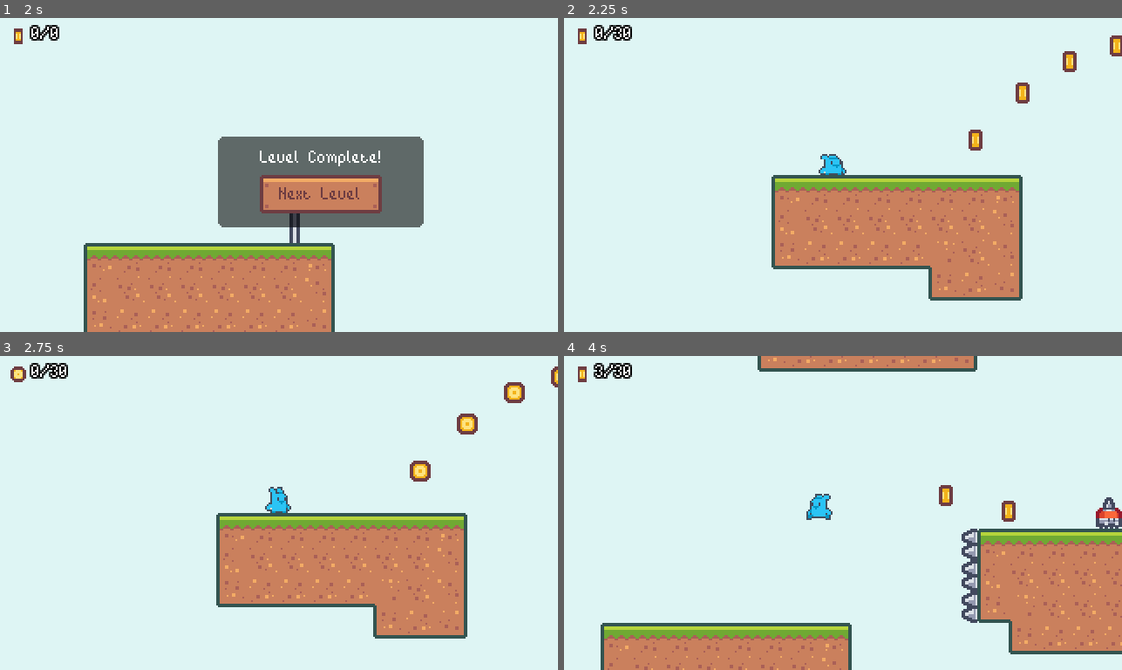
Above: before the commit, frames 1-4 (two rows, left to right).
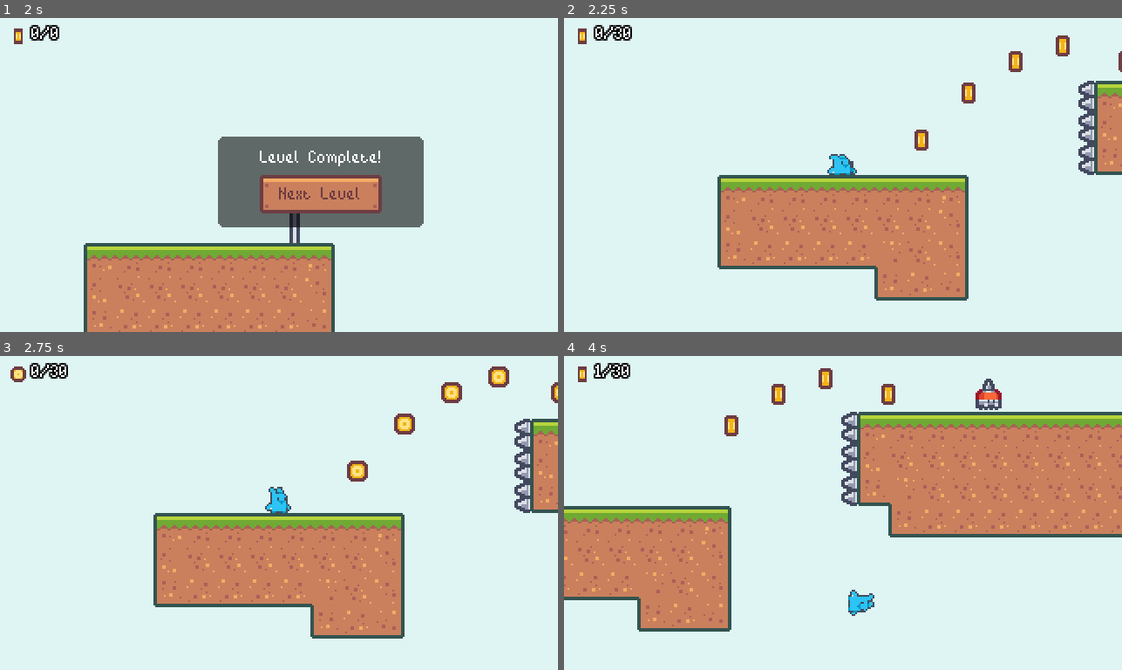
Above: after the commit, the same moments.

Repository: niltoncalegari/2D-SideScroller-godot
Game: Godot game, scene res://scenes/BaseLevel.tscn
The game is run twice, just before and just after one commit, with the same random seed, the same clock (stepped at 60 frames per second) and the same inputs. This scene is started directly instead of the project's main scene.
Inputs:
- Up to frame 1 (2 s): click "Next Level" at 0.5 s; tap Enter at 1.25 s; hold D (move_right) from 1.28 s (still down); hold Space (jump) from 1.28 s (still down)
- Up to frame 2 (2.25 s): release D (move_right) at 2 s; release Space (jump) at 2 s; click "Next Level" at 2 s
- Up to frame 3 (2.75 s): no input
- Up to frame 4 (4 s): hold D (move_right) 2.78-3.53 s; tap Shift (dash) at 2.85 s; tap Space (jump) at 3.02, 3.05, 3.32 s; hold A (move_left) from 3.53 s (still down); hold Space (jump) from 3.53 s (still down)

Frame 1 is identical in both runs. In frame 2, 13% of the frame differs, in the area x 27-100%, y 5-90%; in frame 3, 14%; in frame 4, 49%, in the area x 0-100%, y 0-100%.

Commit message:
Added player died animation

Diff:
--- a/scenes/BaseLevel.tscn
+++ b/scenes/BaseLevel.tscn
@@ -33,4 +33,6 @@
 
 [node name="Obstacles" type="Node2D" parent="."]
 
-[node name="Player" parent="." instance=ExtResource( 2 )]
+[node name="PlayerRoot" type="Node2D" parent="."]
+
+[node name="Player" parent="PlayerRoot" instance=ExtResource( 2 )]
--- a/scenes/Player.tscn
+++ b/scenes/Player.tscn
@@ -22,15 +22,15 @@
 "name": "idle",
 "speed": 6.0
 }, {
+"frames": [ ExtResource( 4 ) ],
+"loop": true,
+"name": "jump",
+"speed": 5.0
+}, {
 "frames": [ ExtResource( 3 ), ExtResource( 4 ) ],
 "loop": true,
 "name": "run",
 "speed": 10.0
-}, {
-"frames": [ ExtResource( 4 ) ],
-"loop": true,
-"name": "jump",
-"speed": 5.0
 } ]
 
 [sub_resource type="RectangleShape2D" id=5]
--- /dev/null
+++ b/scenes/PlayerDeath.tscn
@@ -0,0 +1,64 @@
+[gd_scene load_steps=5 format=2]
+
+[ext_resource path="res://assets/player/avatar/bunny_idle1.png" type="Texture" id=1]
+[ext_resource path="res://scripts/PlayerDeath.gd" type="Script" id=2]
+
+[sub_resource type="Animation" id=6]
+resource_name = "death"
+length = 0.3
+step = 0.05
+tracks/0/type = "value"
+tracks/0/path = NodePath("Sprite:rotation_degrees")
+tracks/0/interp = 2
+tracks/0/loop_wrap = true
+tracks/0/imported = false
+tracks/0/enabled = true
+tracks/0/keys = {
+"times": PoolRealArray( 0, 0.25 ),
+"transitions": PoolRealArray( 2.07053, 1 ),
+"update": 0,
+"values": [ 0.0, 90.0 ]
+}
+tracks/1/type = "value"
+tracks/1/path = NodePath("Sprite:position")
+tracks/1/interp = 2
+tracks/1/loop_wrap = true
+tracks/1/imported = false
+tracks/1/enabled = true
+tracks/1/keys = {
+"times": PoolRealArray( 0, 0.15, 0.3 ),
+"transitions": PoolRealArray( 1, 4.75683, 1 ),
+"update": 0,
+"values": [ Vector2( 0, 0 ), Vector2( 0, -8 ), Vector2( 0, -4 ) ]
+}
+tracks/2/type = "value"
+tracks/2/path = NodePath("Sprite:scale")
+tracks/2/interp = 2
+tracks/2/loop_wrap = true
+tracks/2/imported = false
+tracks/2/enabled = true
+tracks/2/keys = {
+"times": PoolRealArray( 0, 0.1, 0.2, 0.3 ),
+"transitions": PoolRealArray( 1, 1, 1, 1 ),
+"update": 0,
+"values": [ Vector2( 0.9, 0.9 ), Vector2( 1.3, 1.3 ), Vector2( 0.8, 0.8 ), Vector2( 1, 1 ) ]
+}
+
+[sub_resource type="RectangleShape2D" id=5]
+extents = Vector2( 5, 8 )
+
+[node name="PlayerDeath" type="KinematicBody2D"]
+script = ExtResource( 2 )
+
+[node name="AnimationPlayer" type="AnimationPlayer" parent="."]
+anims/death = SubResource( 6 )
+
+[node name="Sprite" type="Sprite" parent="."]
+position = Vector2( 0, -4 )
+rotation = 1.5708
+texture = ExtResource( 1 )
+offset = Vector2( 0, -8 )
+
+[node name="CollisionShape2D" type="CollisionShape2D" parent="."]
+position = Vector2( -0.0922623, -8.05318 )
+shape = SubResource( 5 )
--- a/scripts/BaseLevel.gd
+++ b/scripts/BaseLevel.gd
@@ -11,8 +11,8 @@
 var collectedCoins = 0
 
 func _ready():
-	spawnPosition = $Player.global_position
-	register_player($Player)
+	spawnPosition = $PlayerRoot/Player.global_position
+	register_player($PlayerRoot/Player)
 	coin_total_change(get_tree().get_nodes_in_group("coin").size())
 
 	$Flag.connect("player_won", self, "on_player_on")
@@ -31,12 +31,14 @@
 
 func create_player():
 	var playerInstance = playerScene.instance()
-	add_child_below_node(currentPlayerNode, playerInstance)
+	$PlayerRoot.add_child(playerInstance)
 	playerInstance.global_position = spawnPosition
 	register_player(playerInstance)
 
 func on_player_died():
 	currentPlayerNode.queue_free()
+	var timer = get_tree().create_timer(1)
+	yield(timer, "timeout")
 	create_player()
 
 func on_player_on():
--- a/scripts/Player.gd
+++ b/scripts/Player.gd
@@ -1,6 +1,8 @@
 extends KinematicBody2D
 
 signal died
+
+var playerDeathScene = preload("res://scenes/PlayerDeath.tscn")
 
 enum State {NORMAL, DASHING}
 
@@ -59,6 +61,7 @@
 		velocity.y = moveVector.y * jumSpeed
 		$AnimatedSprite.scale = Vector2(0.5, 1.5)
 		if (!is_on_floor() && $CoyoteTimer.is_stopped()):
+			$AnimatedSprite.scale = Vector2(1.5, 0.5)
 			$AnimatedSprite.scale = Vector2(0.5, 1.5)
 			$"/root/Helper".apply_camera_shake(.75)
 			hasDoubleJump = false
@@ -133,6 +136,13 @@
 	if (moveVec.x != 0):
 		$AnimatedSprite.flip_h = false if moveVec.x > 0 else true
 
-func on_hazard_area_entered(area2d):
+func kill():
+	var playerDeathInstance = playerDeathScene.instance()
+	get_parent().add_child_below_node(self, playerDeathInstance)
+	playerDeathInstance.global_position = global_position
+	playerDeathInstance.velocity = velocity
+	emit_signal("died")
+
+func on_hazard_area_entered(_area2d):
 	$"/root/Helper".apply_camera_shake(1)
-	emit_signal("died")
+	call_deferred("kill")
--- /dev/null
+++ b/scripts/PlayerDeath.gd
@@ -0,0 +1,9 @@
+extends KinematicBody2D
+
+var velocity = Vector2.ZERO
+
+func _process(delta: float) -> void:
+	velocity = move_and_slide(velocity, Vector2.UP)
+
+	if (is_on_floor()):
+		velocity.x = lerp(0, velocity.x, pow(2, -10 * delta))
Not shown, changed: resources/assetpack/Tiles/tile_0000.png.import
Not shown, changed: resources/assetpack/Tiles/tile_0001.png.import
Not shown, changed: resources/assetpack/Tiles/tile_0002.png.import
Not shown, changed: resources/assetpack/Tiles/tile_0003.png.import
Not shown, changed: resources/assetpack/Tiles/tile_0004.png.import
Not shown, changed: resources/assetpack/Tiles/tile_0005.png.import
Not shown, changed: resources/assetpack/Tiles/tile_0006.png.import
Not shown, changed: resources/assetpack/Tiles/tile_0007.png.import
Not shown, changed: resources/assetpack/Tiles/tile_0008.png.import
Not shown, changed: resources/assetpack/Tiles/tile_0010.png.import
Not shown, changed: resources/assetpack/Tiles/tile_0011.png.import
Not shown, changed: resources/assetpack/Tiles/tile_0012.png.import
(and 163 more such lines)
